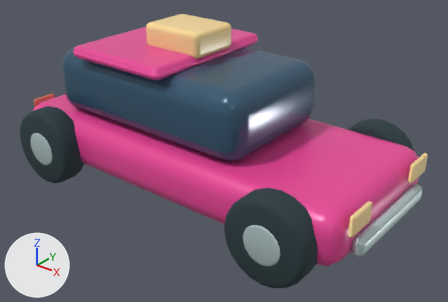
A saved change to the glTF model public/models/taxi.glb.
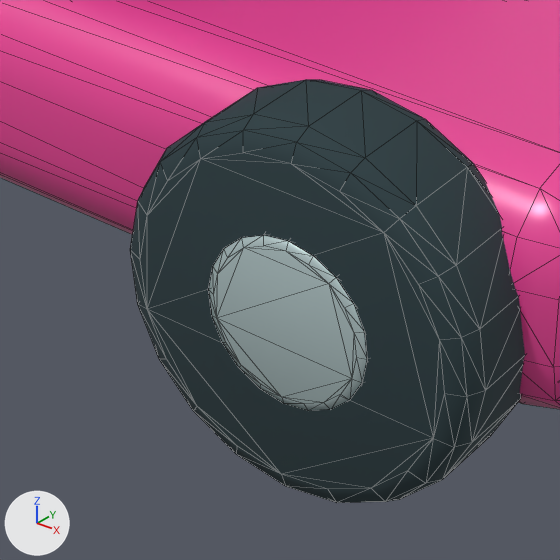
The first picture shows the older version from a camera (50 mm lens) standing at (1.759, -2.09, 1.518) and looking at (0.108, -0.026, 0.238). The close-ups show the older and then the newer version on the part from 43% to 73% of the width and 56% to 100% of the height of that picture. Only the edits that show in the close-ups are written down. Every picture has the same lights, and +X, +Y and +Z are marked at lower left. The close-ups show mesh edges as thin lines. Where no turn or scale is listed for an object, it has been applied to the vertices. Vertices at exactly the same position are counted once.

In view in the first close-up: 'Paint taxi', 'Tyre rubber.004', 'Wheel hubs.004'.
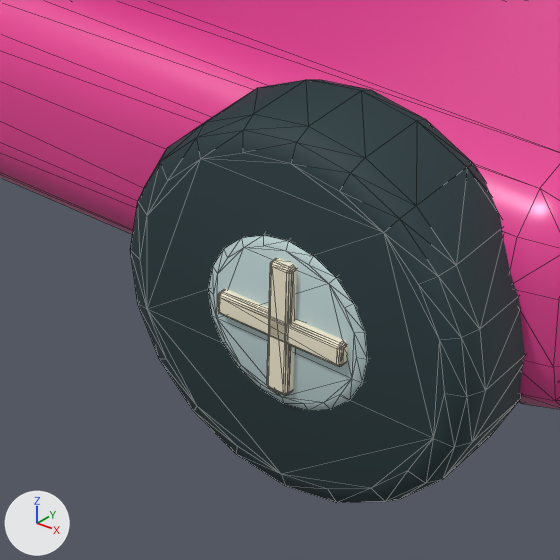
Where the newer file only moved an object's origin or applied its transform, the numbers keep the older frame.

What changed in the scene script:
```text
Add mat_rolling_wheels:
    mat_rolling_wheels = bpy.data.materials.new('Rolling wheels')
    mat_rolling_wheels.use_nodes = True; mat_rolling_wheels.node_tree.nodes.clear()
    _N = mat_rolling_wheels.node_tree.nodes; _L = mat_rolling_wheels.node_tree.links
    n0 = _N.new('ShaderNodeBsdfPrincipled'); n0.name = 'Principled BSDF'
    n0.inputs[1].default_value = 0.05  # 'Metallic'
    n0.inputs[2].default_value = 0.72  # 'Roughness'
    n1 = _N.new('ShaderNodeOutputMaterial'); n1.name = 'Material Output'
    n2 = _N.new('ShaderNodeVertexColor'); n2.name = 'Color Attribute'
    _L.new(n0.outputs[0], n1.inputs[0])  # 'BSDF' to 'Surface'
    _L.new(n2.outputs[0], n0.inputs[0])  # 'Color' to 'Base Color'
Change me_cylinder_033:
    used by ob_tyre_rubber_004; location = (-0.67, -0.43, 0.19)
    remove me_cylinder_033.from_pydata(...)  # 480 vertices, 944 faces; spans x -0.19..1.52, y -0.07..0.93, z -0.19..0.19
    remove me_cylinder_033.materials.append(mat_tyre_rubber)  # dark cyan #273b40
    add me_cylinder_033.from_pydata(...)  # 1648 vertices, 3232 faces; spans x -0.19..1.52, y -0.08..0.94, z -0.19..0.19
    me_cylinder_033 part 1: 292 vertices added at x 1.24..1.42, y -0.08..-0.04, z -0.09..0.09
    other edits to the shape of me_cylinder_033 do not show in these pictures
    add me_cylinder_033.materials.append(mat_rolling_wheels)
Change me_cylinder_034:
    used by ob_wheel_hubs_004; location = (-0.67, -0.486, 0.19)
    remove me_cylinder_034.from_pydata(...)  # 496 vertices, 972 faces; spans x -0.09..1.64, y -0.01..0.98, z -0.09..0.09
    add me_cylinder_034.from_pydata(...)  # 96 vertices, 188 faces; spans x 1.58..1.64, y 0.2..0.77, z -0.05..0.03
    me_cylinder_034 part 2: the loose piece of 100 vertices spanning x 1.24..1.42, y -0.01..0.01, z -0.09..0.09 is deleted
    other edits to the shape of me_cylinder_034 do not show in these pictures
```

Changed parts and their boxes [x1, y1, x2, y2] in the close-ups (560 x 560 px):
'Wheel hubs.004', reshaped (not visible afterwards): before [209, 235, 367, 410]
part 1 of me_cylinder_033, added: after [209, 236, 367, 410]
